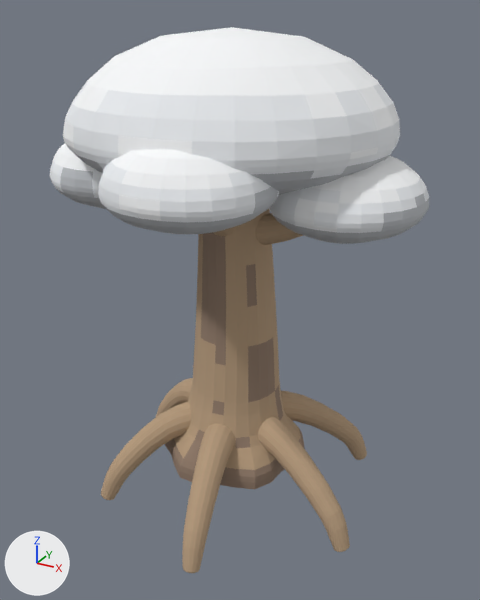
A saved change to the OBJ model art/AetherheartTree.obj.
Before and after are seen from a 50 mm camera at (9.07, -16.08, 14.55) aimed at (0.28, -0.09, 6.56). Arrows for +X, +Y and +Z are at lower left; the lights stay in place. The first picture is the older version. Where no turn or scale is listed for an object, it has been applied to the vertices.

Script lines for the objects in view, before the commit:
```python
me_aetherhearttree = bpy.data.meshes.new('AetherheartTree')
me_aetherhearttree.from_pydata(...)  # 3980 vertices, 7604 faces; spans x -5.27..5.42, y -5.21..5.21, z -0.17..14.1
# faces by material slot: [852, 3548, 1188, 120, 1012, 878, 6]
me_aetherhearttree.materials.append(mat_shade17)  # brown #937d6c
me_aetherhearttree.materials.append(mat_shade18)  # beige #b89d7f
me_aetherhearttree.materials.append(mat_shade16)  # white #f8fafb
me_aetherhearttree.materials.append(mat_shade13)  # white #fafcfc
me_aetherhearttree.materials.append(mat_shade15)  # light grey #c0c4c8
me_aetherhearttree.materials.append(mat_shade11)  # white #eef0f4
me_aetherhearttree.materials.append(mat_shade26)  # beige #fff1c2
ob_aetherhearttree = bpy.data.objects.new('AetherheartTree', me_aetherhearttree)
ob_aetherhearttree.location = (0.0, 0.0, 0.0)
```
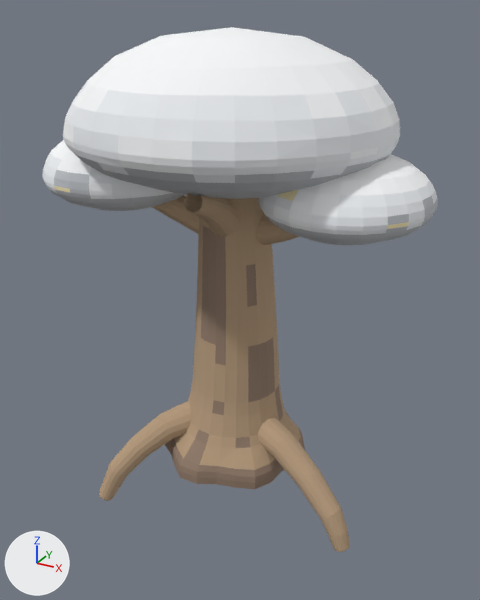
Boxes [x1, y1, x2, y2] around the edits, measured in the pictures (480 x 600 px; the box of a moved part takes in the faces that stretch with it):
'AetherheartTree', reshaped: before [50, 27, 429, 573]; after [42, 27, 438, 552]
part 1 of me_aetherhearttree, deleted: before [98, 149, 367, 573]
part 2 of me_aetherhearttree, moved or reshaped: before [101, 401, 350, 552]; after [99, 401, 350, 552]
part 3 of me_aetherhearttree, moved or reshaped: before [50, 144, 429, 244]; after [42, 140, 438, 245]

Edits to the bpy script that builds the scene:
```text
Change me_aetherhearttree:
    used by ob_aetherhearttree; location = (0.0, 0.0, 0.0)
    remove me_aetherhearttree.from_pydata(...)  # 3980 vertices, 7604 faces; spans x -5.27..5.42, y -5.21..5.21, z -0.17..14.1
    add me_aetherhearttree.from_pydata(...)  # 2037 vertices, 3828 faces; spans x -5.47..5.62, y -4.38..4.37, z -0.18..14.1
    me_aetherhearttree part 1: 6 loose pieces with 1583 vertices, spanning x -4.1..3.63, y -5.21..5.21, z -0.17..12.0, are deleted
    me_aetherhearttree part 2: 98 vertices moved from x -1.2..4.61, y -1.56..4.32, z -0.16..4.62 to x -1.18..4.62, y -1.58..4.37, z -0.17..4.62; 663 vertices removed from x -3.36..4.64, y -3.13..4.4, z -0.17..4.88; 303 vertices added at x -3.4..4.64, y -3.17..4.31, z -0.18..4.85
    me_aetherhearttree part 3: 528 vertices removed from x -5.27..5.42, y -2.96..2.08, z 9.16..11.4; 528 vertices added at x -5.47..5.62, y -3.16..2.28, z 9.18..11.38
```
